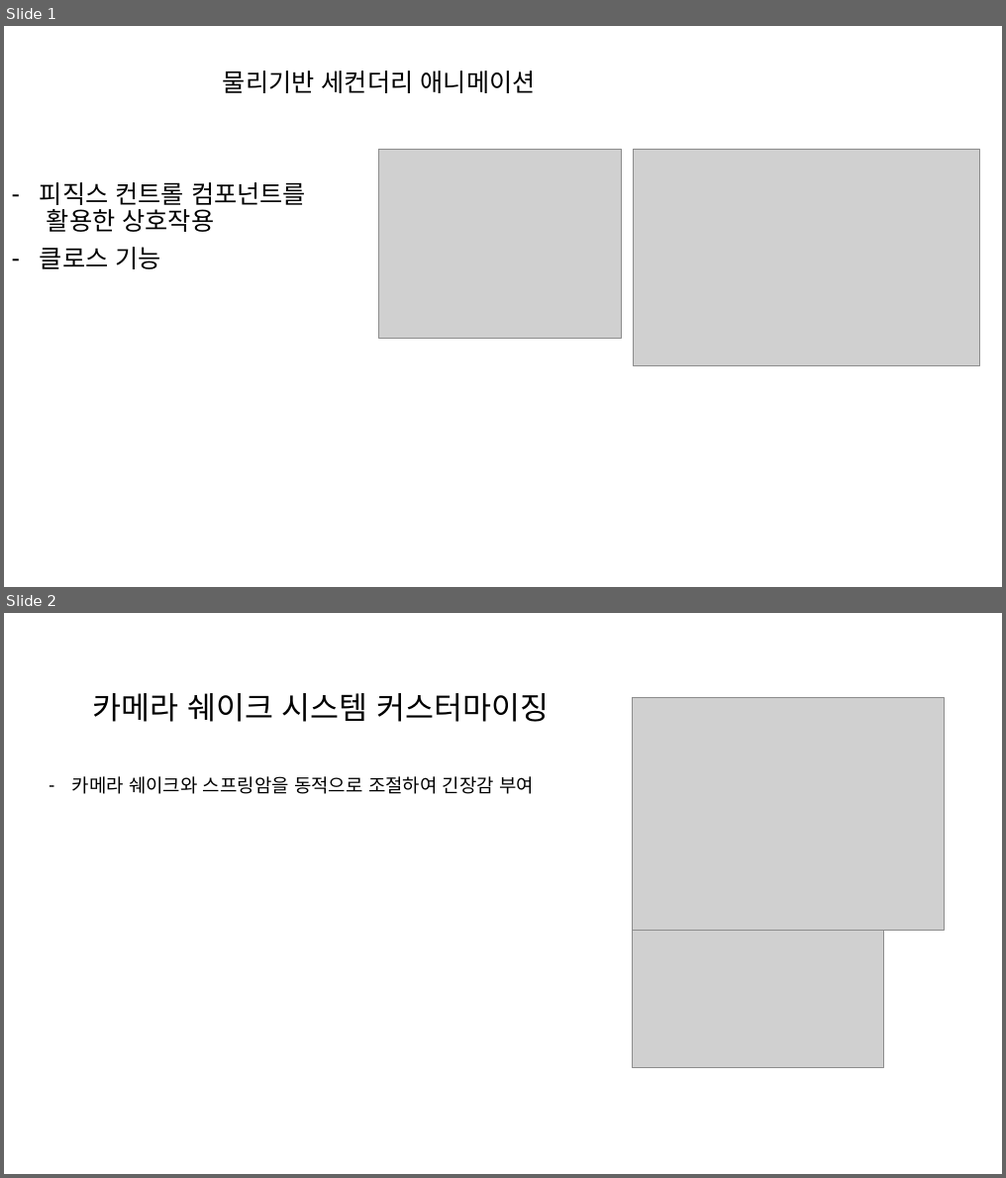
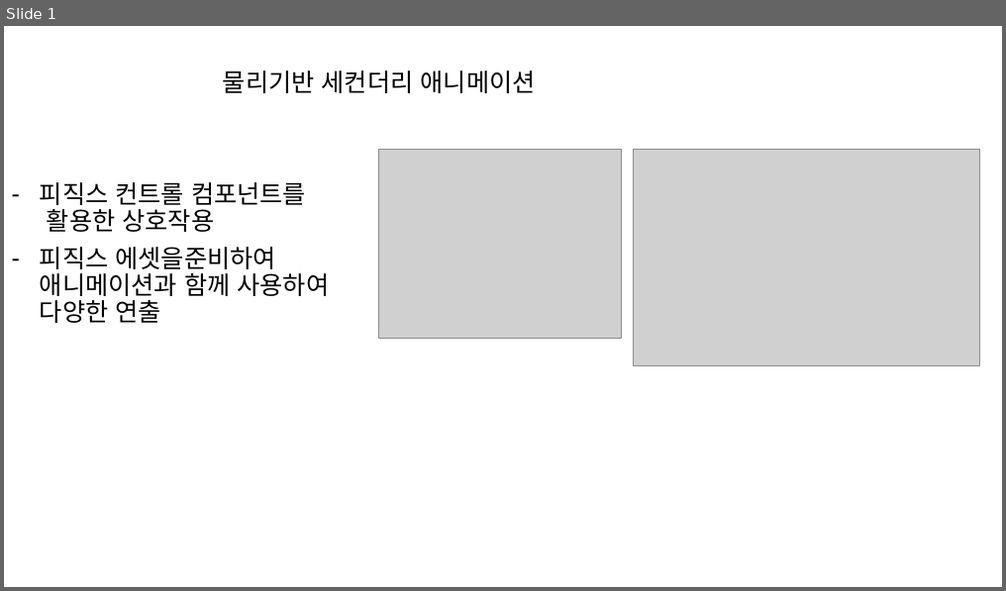
Before and after one commit to Ozy9665/2024CapstoneProject, a slide deck: Document/오지원/중점연구과제/중점연구과제_초.pptx. Shown one above the other, each under a label of ours: slides 1 and 2 before the commit, slide 1 after it. The pictures are 1006x1178 and 1006x591 pixels, drawn with LibreOffice and Linux fonts; fonts in the diff are those of the drawing; grey boxes stand for pictures. Boxes give left, top, right and bottom in pixels: in the first picture for what was removed or moved away, otherwise in the second. Text is boxed around its words. In the diff, an @@ line names an element or a change of style, - is before the commit and + after.

```diff
--- a/Document/오지원/중점연구과제/중점연구과제_초.pptx
+++ b/Document/오지원/중점연구과제/중점연구과제_초.pptx
@@ slide 2 removed at box(4, 613, 1002, 1174), background #FFFFFF @@
@@ text removed at box(92, 693, 549, 722) @@
-카메라 쉐이크 시스템 커스터마이징
@@ picture removed at box(632, 697, 944, 930) @@
@@ text removed at box(72, 776, 534, 794) @@
-– 카메라 쉐이크와 스프링암을 동적으로 조절하여 긴장감 부여
@@ picture removed at box(632, 931, 883, 1067) @@
@@ slide 1 changed as well @@
@@ subtitle at box(40, 247, 330, 323): text changed @@
-– 클로스 기능
+– 피직스 에셋을준비하여
+  애니메이션과 함께 사용하여
+  다양한 연출
```
Also in this commit, not shown: 2 slides added.
